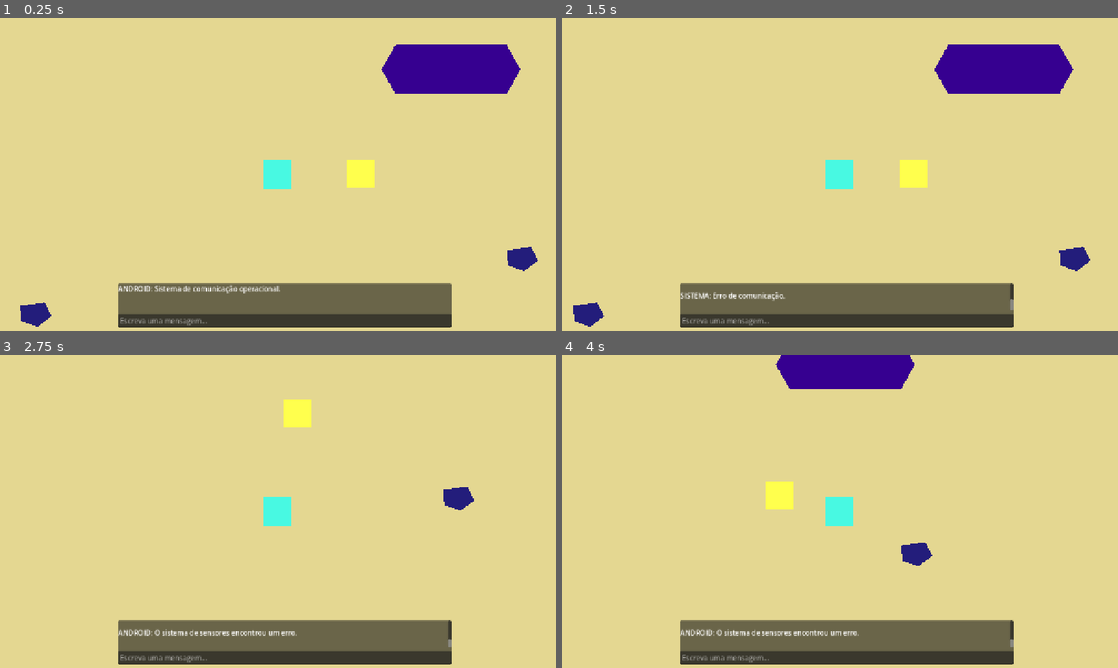
Above: before the commit, frames 1-4 (two rows, left to right).
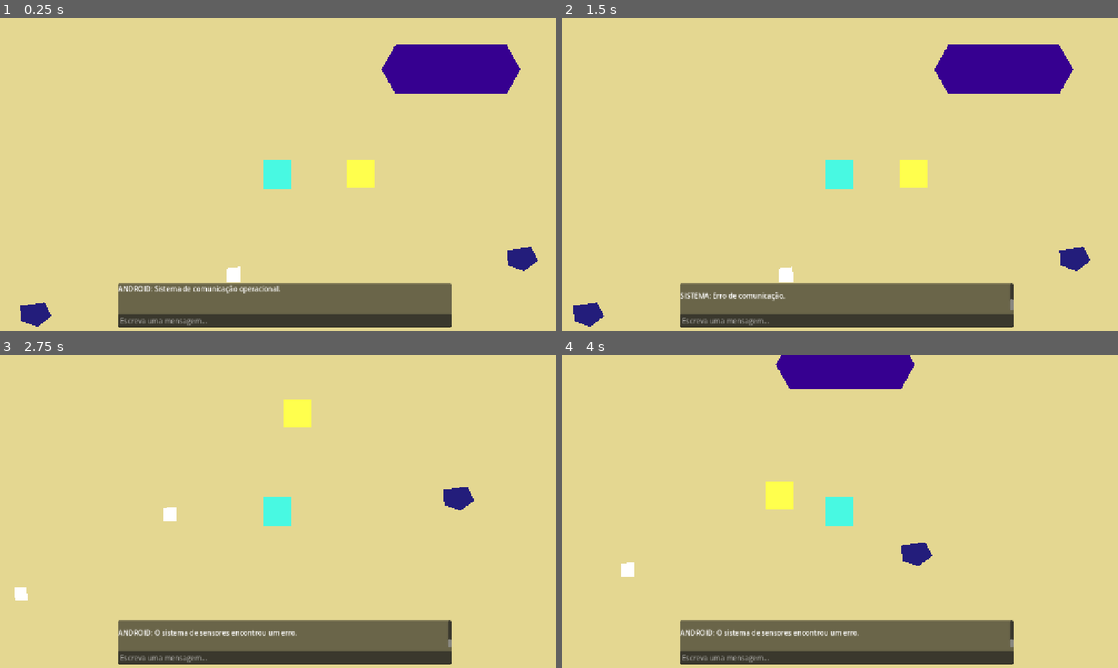
Above: after the commit, the same moments.

Repository: M7R1NHO/findhope
Game: Godot game, scene res://scenes/main.tscn
The game is run twice, just before and just after one commit, with the same random seed, the same clock (stepped at 60 frames per second) and the same inputs. The project has no main scene, so this scene is started directly.
Inputs (mouse positions are in pixels of both pictures, inside the frame that each line leads up to):
- Up to frame 1 (0.25 s): no input
- Up to frame 2 (1.5 s): click (845, 321) at 0.52 s; type "12" at 0.6 s; tap Enter at 1.25 s; move the mouse to (962, 158) at 1.27 s; hold D from 1.28 s (still down); tap E at 1.35 s; click (962, 158) at 1.42 s
- Up to frame 3 (2.75 s): tap Space at 1.52, 2.27 s; move the mouse to (166, 527) at 2.02 s; release D at 2.03 s; hold S from 2.03 s (still down); tap E at 2.1 s; click (166, 527) at 2.17 s
- Up to frame 4 (4 s): move the mouse to (895, 442) at 2.77 s; release S at 2.78 s; hold D 2.78-3.53 s; tap E at 2.85, 3.6 s; click (895, 442) at 2.92 s; move the mouse to (812, 574) at 3.52 s; hold W from 3.53 s (still down); click (812, 574) at 3.67 s; tap Space at 3.77 s

The runs differ from the first frame. In frame 1, 0.1% of the frame differs, in the area x 40-44%, y 79-85%; in frame 2, 0.1%; in frame 3, 0.2%, in the area x 2-32%, y 48-79%; in frame 4, 0.1%.

Commit message:
6 peças e primeiro final

Diff:
--- a/game/scenes/main.tscn
+++ b/game/scenes/main.tscn
@@ -3,7 +3,10 @@
 [ext_resource type="Script" uid="uid://cux50ew1xh51n" path="res://scenes/player.gd" id="1_o5qli"]
 [ext_resource type="Script" uid="uid://cg4bewh02hmm2" path="res://scripts/main.gd" id="1_sugp2"]
 [ext_resource type="Script" uid="uid://be3papg8vqa8w" path="res://scenes/atlas.gd" id="2_0wfyh"]
+[ext_resource type="Script" uid="uid://c83u4ei72o6yb" path="res://scripts/ship.gd" id="2_o6xl0"]
 [ext_resource type="Script" uid="uid://dpe8dva3ghx4m" path="res://scenes/protocol_door.gd" id="4_jyhfs"]
+[ext_resource type="Script" uid="uid://5ytsp6uu4yiw" path="res://scripts/ship_part.gd" id="5_tbgi4"]
+[ext_resource type="Script" uid="uid://s5ukqw2wf76t" path="res://scripts/ship_parts_manager.gd" id="5_tefeu"]
 
 [sub_resource type="RectangleShape2D" id="RectangleShape2D_l8mnm"]
 size = Vector2(180, 60)
@@ -19,6 +22,18 @@
 
 [sub_resource type="RectangleShape2D" id="RectangleShape2D_5ui7g"]
 size = Vector2(49.899994, 46)
+
+[sub_resource type="RectangleShape2D" id="RectangleShape2D_s5phl"]
+
+[sub_resource type="RectangleShape2D" id="RectangleShape2D_ec1ib"]
+
+[sub_resource type="RectangleShape2D" id="RectangleShape2D_asrk8"]
+
+[sub_resource type="RectangleShape2D" id="RectangleShape2D_3cdu1"]
+
+[sub_resource type="RectangleShape2D" id="RectangleShape2D_1wrmv"]
+
+[sub_resource type="RectangleShape2D" id="RectangleShape2D_0hu5e"]
 
 [node name="Main" type="Node2D" unique_id=1872859629]
 script = ExtResource("1_sugp2")
@@ -29,8 +44,9 @@
 color = Color(0.89568764, 0.84647185, 0.56997126, 1)
 polygon = PackedVector2Array(-1972.8656, -691.531, 1000, -700, 1032.6031, 1266.0216, -1976.1746, 1257.0033)
 
-[node name="Ship" type="StaticBody2D" parent="." unique_id=202784240 groups=["detectable"]]
+[node name="Ship" type="StaticBody2D" parent="." unique_id=202784240 groups=["detectable", "interactable"]]
 position = Vector2(250, -150)
+script = ExtResource("2_o6xl0")
 
 [node name="Ship" type="Polygon2D" parent="Ship" unique_id=1636235921]
 color = Color(0.21206132, 0.00033903302, 0.56683713, 1)
@@ -206,3 +222,78 @@
 
 [node name="Polygon2D" type="Polygon2D" parent="AncientSculpture" unique_id=1158999476]
 polygon = PackedVector2Array(-2, -2, -3, 4, 4, 4, 4, -2, -1, -2)
+
+[node name="ShipPartsManager" type="Node" parent="." unique_id=197550663]
+script = ExtResource("5_tefeu")
+
+[node name="ShipPart1" type="Area2D" parent="." unique_id=690151459 groups=["interactable"]]
+position = Vector2(-45, -266)
+script = ExtResource("5_tbgi4")
+display_name = "Componente de energia"
+
+[node name="Polygon2D" type="Polygon2D" parent="ShipPart1" unique_id=1759831287]
+polygon = PackedVector2Array(-10, -9, -10, 9, 10, 10, 10, -10, -10, -10)
+
+[node name="CollisionShape2D" type="CollisionShape2D" parent="ShipPart1" unique_id=287921192]
+shape = SubResource("RectangleShape2D_s5phl")
+
+[node name="ShipPart2" type="Area2D" parent="." unique_id=705623041 groups=["interactable"]]
+position = Vector2(-275, 259)
+script = ExtResource("5_tbgi4")
+part_id = "ship_part_02"
+display_name = "Regulador térmico"
+
+[node name="Polygon2D" type="Polygon2D" parent="ShipPart2" unique_id=839292236]
+polygon = PackedVector2Array(-12, -10, -11, 9, 7, 10, 6, -9)
+
+[node name="CollisionShape2D" type="CollisionShape2D" parent="ShipPart2" unique_id=418850793]
+position = Vector2(-1, 0)
+shape = SubResource("RectangleShape2D_ec1ib")
+
+[node name="ShipPart3" type="Area2D" parent="." unique_id=1691141482 groups=["interactable"]]
+position = Vector2(-63, 146)
+script = ExtResource("5_tbgi4")
+part_id = "ship_part_03"
+display_name = "Módulo de navegação"
+
+[node name="Polygon2D" type="Polygon2D" parent="ShipPart3" unique_id=473261794]
+polygon = PackedVector2Array(-10, -10, -10, 9, 10, 10, 9, -12)
+
+[node name="CollisionShape2D" type="CollisionShape2D" parent="ShipPart3" unique_id=1837562401]
+shape = SubResource("RectangleShape2D_asrk8")
+
+[node name="ShipPart4" type="Area2D" parent="." unique_id=708895249 groups=["interactable"]]
+position = Vector2(-412, -101)
+script = ExtResource("5_tbgi4")
+part_id = "ship_part_04"
+display_name = "Unidade de combustível"
+
+[node name="Polygon2D" type="Polygon2D" parent="ShipPart4" unique_id=1704752544]
+polygon = PackedVector2Array(-10, -10, -10, 9, 10, 10, 10, -10)
+
+[node name="CollisionShape2D" type="CollisionShape2D" parent="ShipPart4" unique_id=645943870]
+shape = SubResource("RectangleShape2D_3cdu1")
+
+[node name="ShipPart5" type="Area2D" parent="." unique_id=728927646 groups=["interactable"]]
+position = Vector2(452, -320)
+script = ExtResource("5_tbgi4")
+part_id = "ship_part_05"
+display_name = "Circuito de controlo"
+
+[node name="Polygon2D" type="Polygon2D" parent="ShipPart5" unique_id=1958459635]
+polygon = PackedVector2Array(-9, -8, -8, 6, 9, 7, 8, -8)
+
+[node name="CollisionShape2D" type="CollisionShape2D" parent="ShipPart5" unique_id=623736468]
+shape = SubResource("RectangleShape2D_1wrmv")
+
+[node name="ShipPart6" type="Area2D" parent="." unique_id=672010131 groups=["interactable"]]
+position = Vector2(-99, -412)
+script = ExtResource("5_tbgi4")
+part_id = "ship_part_06"
+display_name = "Núcleo de comunicação"
+
+[node name="Polygon2D" type="Polygon2D" parent="ShipPart6" unique_id=1428804204]
+polygon = PackedVector2Array(-9, -8, -10, 8, 10, 7, 7, -7)
+
+[node name="CollisionShape2D" type="CollisionShape2D" parent="ShipPart6" unique_id=1109456360]
+shape = SubResource("RectangleShape2D_0hu5e")
--- /dev/null
+++ b/game/scripts/ship.gd
@@ -0,0 +1,489 @@
+extends StaticBody2D
+
+
+@export var interaction_distance: float = 150.0
+@export var interaction_label_offset: Vector2 = Vector2(-60, -90)
+
+
+var main: Node
+var player: CharacterBody2D
+var parts_manager: Node
+
+var interaction_label: Label
+
+var choice_layer: CanvasLayer
+var choice_root: Control
+
+var title_label: Label
+var info_label: Label
+
+var buttons_container: HBoxContainer
+var leave_button: Button
+var stay_button: Button
+
+var choice_open: bool = false
+var ending_started: bool = false
+
+
+func _ready():
+	main = get_parent()
+
+	player = main.get_node_or_null(
+		"Player"
+	)
+
+	parts_manager = main.get_node_or_null(
+		"ShipPartsManager"
+	)
+
+	create_interaction_label()
+
+	create_departure_ui()
+
+
+# =========================================================
+# PROCESS
+# =========================================================
+
+func _process(_delta):
+	if player == null:
+		return
+
+	if ending_started:
+		interaction_label.visible = false
+		return
+
+	if choice_open:
+		interaction_label.visible = false
+		return
+
+	if parts_manager == null:
+		interaction_label.visible = false
+		return
+
+	var distance = global_position.distance_to(
+		player.global_position
+	)
+
+	var all_parts = false
+
+	if parts_manager.has_method(
+		"has_all_parts"
+	):
+		all_parts = parts_manager.has_all_parts()
+
+	interaction_label.visible = (
+		distance <= interaction_distance
+		and all_parts
+	)
+
+
+# =========================================================
+# INTERACTION
+# =========================================================
+
+func examine():
+	if ending_started:
+		return
+
+	if parts_manager == null:
+		push_warning(
+			"ShipPartsManager não encontrado."
+		)
+
+		return
+
+	var collected = 0
+	var required = 6
+
+	if parts_manager.has_method(
+		"get_collected_count"
+	):
+		collected = (
+			parts_manager.get_collected_count()
+		)
+
+	if parts_manager.has_method(
+		"get_required_count"
+	):
+		required = (
+			parts_manager.get_required_count()
+		)
+
+	if not parts_manager.has_all_parts():
+		if main.has_method(
+			"add_chat_message"
+		):
+			main.add_chat_message(
+				"ANDROID",
+				"A Nave 47 ainda não possui "
+				+ "todos os componentes necessários. "
+				+ "Recuperámos %d de %d peças."
+				% [
+					collected,
+					required
+				]
+			)
+
+		return
+
+	show_departure_choice()
+
+
+# =========================================================
+# INTERACTION LABEL
+# =========================================================
+
+func create_interaction_label():
+	interaction_label = Label.new()
+
+	interaction_label.text = (
+		"[E] INTERAGIR"
+	)
+
+	interaction_label.position = (
+		interaction_label_offset
+	)
+
+	interaction_label.visible = false
+
+	interaction_label.add_theme_font_size_override(
+		"font_size",
+		18
+	)
+
+	add_child(
+		interaction_label
+	)
+
+
+# =========================================================
+# DEPARTURE UI
+# =========================================================
+
+func create_departure_ui():
+	choice_layer = CanvasLayer.new()
+
+	choice_layer.layer = 100
+
+	add_child(
+		choice_layer
+	)
+
+	choice_root = Control.new()
+
+	choice_root.set_anchors_and_offsets_preset(
+		Control.PRESET_FULL_RECT
+	)
+
+	choice_root.mouse_filter = (
+		Control.MOUSE_FILTER_STOP
+	)
+
+	choice_root.visible = false
+
+	choice_layer.add_child(
+		choice_root
+	)
+
+
+	# -----------------------------------------------------
+	# FUNDO ESCURO
+	# -----------------------------------------------------
+
+	var background = ColorRect.new()
+
+	background.color = Color(
+		0.0,
+		0.0,
+		0.0,
+		0.72
+	)
+
+	background.set_anchors_and_offsets_preset(
+		Control.PRESET_FULL_RECT
+	)
+
+	choice_root.add_child(
+		background
+	)
+
+
+	# -----------------------------------------------------
+	# CENTRO
+	# -----------------------------------------------------
+
+	var center = CenterContainer.new()
+
+	center.set_anchors_and_offsets_preset(
+		Control.PRESET_FULL_RECT
+	)
+
+	choice_root.add_child(
+		center
+	)
+
+
+	# -----------------------------------------------------
+	# PAINEL
+	# -----------------------------------------------------
+
+	var panel = PanelContainer.new()
+
+	panel.custom_minimum_size = Vector2(
+		540,
+		260
+	)
+
+	center.add_child(
+		panel
+	)
+
+
+	# -----------------------------------------------------
+	# MARGENS
+	# -----------------------------------------------------
+
+	var margin = MarginContainer.new()
+
+	margin.add_theme_constant_override(
+		"margin_left",
+		30
+	)
+
+	margin.add_theme_constant_override(
+		"margin_right",
+		30
+	)
+
+	margin.add_theme_constant_override(
+		"margin_top",
+		25
+	)
+
+	margin.add_theme_constant_override(
+		"margin_bottom",
+		25
+	)
+
+	panel.add_child(
+		margin
+	)
+
+
+	# -----------------------------------------------------
+	# CONTEÚDO
+	# -----------------------------------------------------
+
+	var vbox = VBoxContainer.new()
+
+	vbox.add_theme_constant_override(
+		"separation",
+		20
+	)
+
+	margin.add_child(
+		vbox
+	)
+
+
+	# -----------------------------------------------------
+	# TÍTULO
+	# -----------------------------------------------------
+
+	title_label = Label.new()
+
+	title_label.text = "NAVE 47"
+
+	title_label.horizontal_alignment = (
+		HORIZONTAL_ALIGNMENT_CENTER
+	)
+
+	title_label.add_theme_font_size_override(
+		"font_size",
+		28
+	)
+
+	vbox.add_child(
+		title_label
+	)
+
+
+	# -----------------------------------------------------
+	# TEXTO
+	# -----------------------------------------------------
+
+	info_label = Label.new()
+
+	info_label.text = (
+		"Todas as peças necessárias foram recuperadas.\n"
+		+ "A Nave 47 pode deixar o planeta.\n\n"
+		+ "O que deseja fazer?"
+	)
+
+	info_label.horizontal_alignment = (
+		HORIZONTAL_ALIGNMENT_CENTER
+	)
+
+	info_label.autowrap_mode = (
+		TextServer.AUTOWRAP_WORD_SMART
+	)
+
+	info_label.custom_minimum_size = Vector2(
+		460,
+		90
+	)
+
+	vbox.add_child(
+		info_label
+	)
+
+
+	# -----------------------------------------------------
+	# BOTÕES
+	# -----------------------------------------------------
+
+	buttons_container = HBoxContainer.new()
+
+	buttons_container.alignment = (
+		BoxContainer.ALIGNMENT_CENTER
+	)
+
+	buttons_container.add_theme_constant_override(
+		"separation",
+		20
+	)
+
+	vbox.add_child(
+		buttons_container
+	)
+
+
+	leave_button = Button.new()
+
+	leave_button.text = (
+		"SAIR DO PLANETA"
+	)
+
+	leave_button.custom_minimum_size = Vector2(
+		190,
+		50
+	)
+
+	leave_button.pressed.connect(
+		_on_leave_planet_pressed
+	)
+
+	buttons_container.add_child(
+		leave_button
+	)
+
+
+	stay_button = Button.new()
+
+	stay_button.text = (
+		"PERMANECER"
+	)
+
+	stay_button.custom_minimum_size = Vector2(
+		190,
+		50
+	)
+
+	stay_button.pressed.connect(
+		_on_stay_pressed
+	)
+
+	buttons_container.add_child(
+		stay_button
+	)
+
+
+# =========================================================
+# SHOW CHOICE
+# =========================================================
+
+func show_departure_choice():
+	if choice_open:
+		return
+
+	choice_open = true
+
+	interaction_label.visible = false
+
+	choice_root.visible = true
+
+	if player != null:
+		player.velocity = Vector2.ZERO
+
+		player.set_physics_process(
+			false
+		)
+
+		player.set_process_unhandled_input(
+			false
+		)
+
+
+# =========================================================
+# PERMANECER
+# =========================================================
+
+func _on_stay_pressed():
+	choice_open = false
+
+	choice_root.visible = false
+
+	if player != null:
+		player.set_physics_process(
+			true
+		)
+
+		player.set_process_unhandled_input(
+			true
+		)
+
+	if main.has_method(
+		"add_chat_message"
+	):
+		main.add_chat_message(
+			"ANDROID",
+			"Entendido. Permaneceremos no planeta "
+			+ "por enquanto."
+		)
+
+
+# =========================================================
+# SAIR DO PLANETA
+# =========================================================
+
+func _on_leave_planet_pressed():
+	if ending_started:
+		return
+
+	ending_started = true
+	choice_open = false
+
+	title_label.text = (
+		"FIND HOPE"
+	)
+
+	info_label.text = (
+		"FINAL — SAIR DO PLANETA\n\n"
+		+ "Com a Nave 47 reparada, "
+		+ "você decidiu abandonar o planeta.\n\n"
+		+ "Os mistérios encontrados na superfície "
+		+ "ficaram para trás."
+	)
+
+	buttons_container.visible = false
+
+	if main.has_method(
+		"add_chat_message"
+	):
+		main.add_chat_message(
+			"ANDROID",
+			"Rota calculada. Estamos a deixar o planeta."
+		)
+
+	get_tree().paused = true
--- /dev/null
+++ b/game/scripts/ship_part.gd
@@ -0,0 +1,63 @@
+extends Area2D
+
+
+@export var part_id: String = "ship_part_01"
+@export var display_name: String = "Peça da Nave 47"
+
+
+var collected: bool = false
+
+
+func examine():
+	if collected:
+		return
+
+	var manager = (
+		get_parent()
+		.get_node_or_null(
+			"ShipPartsManager"
+		)
+	)
+
+	if manager == null:
+		push_warning(
+			"ShipPartsManager não encontrado."
+		)
+
+		return
+
+	var success = manager.collect_part(
+		part_id,
+		display_name
+	)
+
+	if not success:
+		return
+
+	collected = true
+
+	set_deferred(
+		"monitoring",
+		false
+	)
+
+	set_deferred(
+		"monitorable",
+		false
+	)
+
+	var collision = get_node_or_null(
+		"CollisionShape2D"
+	)
+
+	if collision != null:
+		collision.set_deferred(
+			"disabled",
+			true
+		)
+
+	visible = false
+
+	call_deferred(
+		"queue_free"
+	)
--- /dev/null
+++ b/game/scripts/ship_parts_manager.gd
@@ -0,0 +1,229 @@
+extends Node
+
+
+const REQUIRED_PARTS: int = 6
+
+const GAMEPLAY_CONTEXT_EVENT_URL := \
+	"http://127.0.0.1:8000/gameplay/context/event"
+
+
+var collected_part_ids: Array[String] = []
+
+var context_request: HTTPRequest
+var context_request_in_progress: bool = false
+
+
+func _ready():
+	context_request = HTTPRequest.new()
+	context_request.name = "ShipPartsContextRequest"
+
+	add_child(
+		context_request
+	)
+
+	context_request.request_completed.connect(
+		_on_context_request_completed
+	)
+
+
+# =========================================================
+# COLLECT
+# =========================================================
+
+func collect_part(
+	part_id: String,
+	display_name: String
+) -> bool:
+
+	part_id = part_id.strip_edges()
+
+	if part_id.is_empty():
+		push_warning(
+			"Tentativa de recolher peça sem part_id."
+		)
+
+		return false
+
+	if part_id in collected_part_ids:
+		print(
+			"PEÇA JÁ RECOLHIDA: ",
+			part_id
+		)
+
+		return false
+
+	collected_part_ids.append(
+		part_id
+	)
+
+	var current_count = (
+		collected_part_ids.size()
+	)
+
+	print("")
+	print("========== SHIP PART COLLECTED ==========")
+	print("ID: ", part_id)
+	print("Nome: ", display_name)
+	print(
+		"Progresso: ",
+		current_count,
+		"/",
+		REQUIRED_PARTS
+	)
+	print("=========================================")
+
+	show_collection_message(
+		display_name
+	)
+
+	send_progress_to_backend()
+
+	return true
+
+
+# =========================================================
+# PROGRESS
+# =========================================================
+
+func get_collected_count() -> int:
+	return collected_part_ids.size()
+
+
+func get_required_count() -> int:
+	return REQUIRED_PARTS
+
+
+func has_all_parts() -> bool:
+	return (
+		get_collected_count()
+		>= REQUIRED_PARTS
+	)
+
+
+func get_progress_text() -> String:
+	return (
+		str(get_collected_count())
+		+ "/"
+		+ str(REQUIRED_PARTS)
+	)
+
+
+# =========================================================
+# PLAYER FEEDBACK
+# =========================================================
+
+func show_collection_message(
+	display_name: String
+):
+	var main = get_parent()
+
+	if not main.has_method(
+		"add_chat_message"
+	):
+		return
+
+	var current_count = (
+		get_collected_count()
+	)
+
+	main.add_chat_message(
+		"SISTEMA",
+		"%s recuperada. Peças da Nave 47: %d/%d."
+		% [
+			display_name,
+			current_count,
+			REQUIRED_PARTS
+		]
+	)
+
+	if has_all_parts():
+		main.add_chat_message(
+			"ANDROID",
+			"Recuperámos todas as peças necessárias "
+			+ "da Nave 47. Podemos regressar à nave "
+			+ "e avaliar a reparação."
+		)
+
+
+# =========================================================
+# BACKEND CONTEXT
+# =========================================================
+
+func send_progress_to_backend():
+	if context_request_in_progress:
+		print(
+			"Atualização das peças adiada: "
+			+ "pedido anterior ainda em curso."
+		)
+
+		return
+
+	var current_count = (
+		get_collected_count()
+	)
+
+	var description = (
+		"O jogador recuperou %d de %d peças "
+		+ "necessárias para reparar a Nave 47."
+	) % [
+		current_count,
+		REQUIRED_PARTS
+	]
+
+	if has_all_parts():
+		description = (
+			"O jogador recuperou todas as 6 peças "
+			+ "necessárias para reparar a Nave 47. "
+			+ "A equipa pode regressar à nave "
+			+ "para tentar repará-la."
+		)
+
+	var body = JSON.stringify({
+		"event_id": "ship_parts_progress",
+		"event_type": "ship_repair_progress",
+		"description": description,
+		"active": true
+	})
+
+	var headers = [
+		"Content-Type: application/json"
+	]
+
+	context_request_in_progress = true
+
+	var error = context_request.request(
+		GAMEPLAY_CONTEXT_EVENT_URL,
+		headers,
+		HTTPClient.METHOD_POST,
+		body
+	)
+
+	if error != OK:
+		context_request_in_progress = false
+
+		push_warning(
+			"Não foi possível enviar o progresso "
+			+ "das peças ao backend."
+		)
+
+
+func _on_context_request_completed(
+	result,
+	response_code,
+	headers,
+	body
+):
+	context_request_in_progress = false
+
+	if response_code != 200:
+		push_warning(
+			"Erro ao atualizar progresso das peças. HTTP "
+			+ str(response_code)
+		)
+
+		return
+
+	print(
+		"SHIP PART PROGRESS CONTEXT OK: ",
+		get_progress_text()
+	)
Not shown, added: game/scripts/ship.gd.uid
Not shown, added: game/scripts/ship_part.gd.uid
Not shown, added: game/scripts/ship_parts_manager.gd.uid
